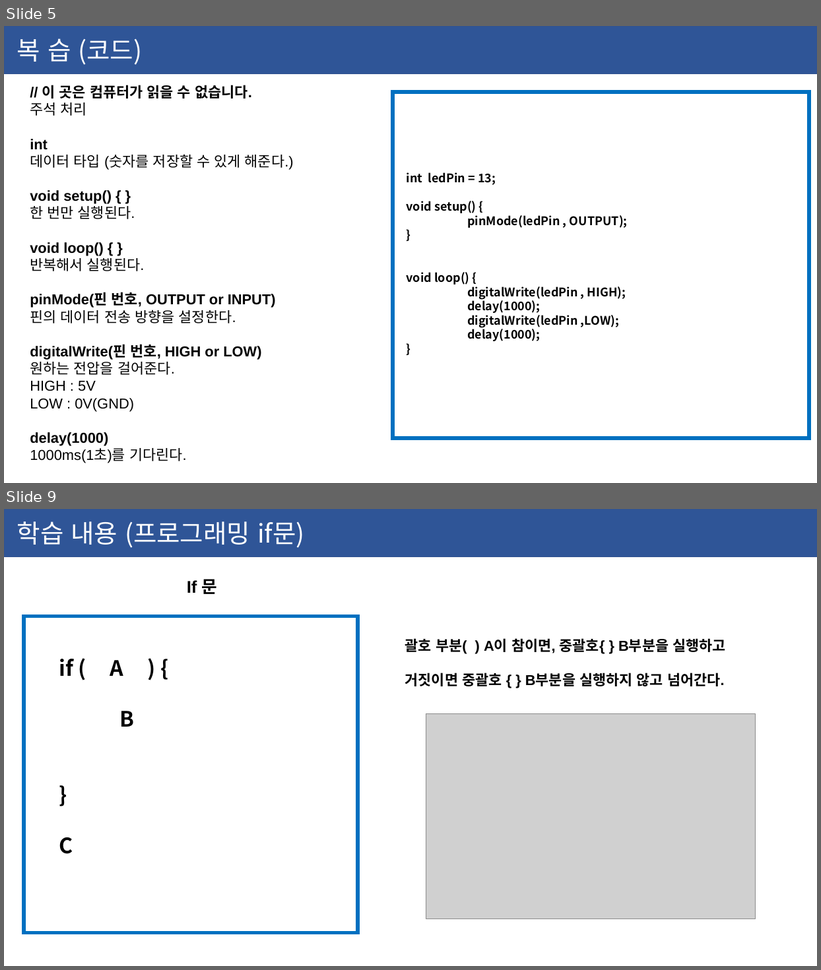
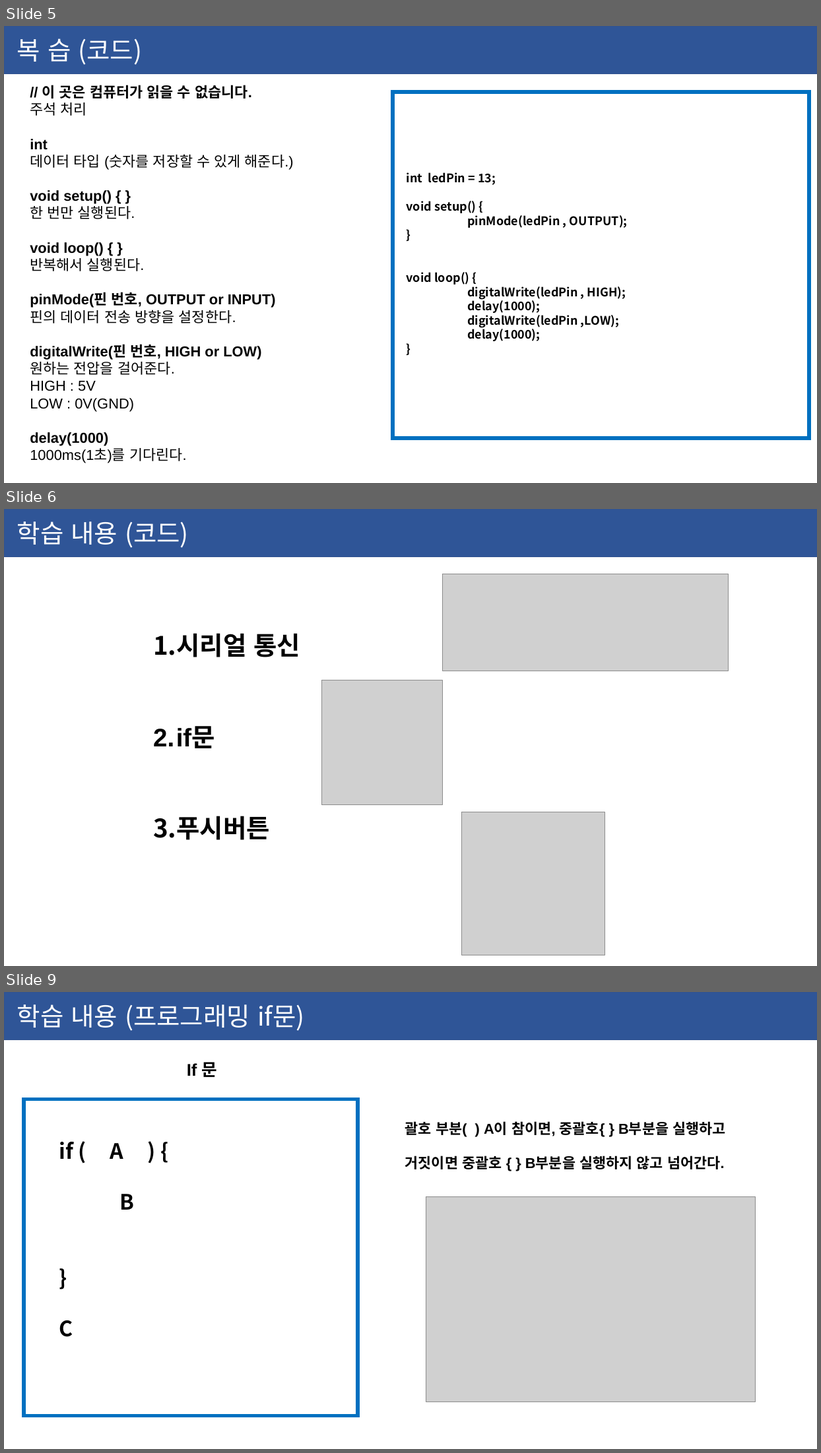
Before and after one commit to ssjf409/2020-yeonsu-highschool, a slide deck: 2020-06-03-연수고.pptx. Shown one above the other, each under a label of ours: slides 5 and 9 before the commit, slides 5, 6 and 9 after it; the slides between them are not shown. The pictures are 821x970 and 821x1453 pixels, drawn with LibreOffice and Linux fonts; fonts in the diff are those of the drawing; grey boxes stand for pictures. Boxes give left, top, right and bottom in pixels: in the first picture for what was removed or moved away, otherwise in the second. Text is boxed around its words. In the diff, an @@ line names an element or a change of style, - is before the commit and + after.

```diff
--- a/2020-06-03-연수고.pptx
+++ b/2020-06-03-연수고.pptx
@@ slide 6 added at (4, 509, 817, 966), background #FFFFFF @@
@@ rectangle added at (4, 509, 817, 557), fill #2F5597, outline #325491 1 pt, 30 pt, text #FFFFFF @@
+학습 내용 (코드)
@@ picture added at (443, 574, 729, 671) @@
@@ text added at (153, 633, 300, 840), 30 pt, text #000000, bold @@
+1. 시리얼 통신
+2. if문
+3. 푸시버튼
@@ picture added at (322, 681, 443, 805) @@
@@ picture added at (462, 812, 605, 955) @@
```
Also in this commit, not shown: 4 slides changed, 1 other slide added.
